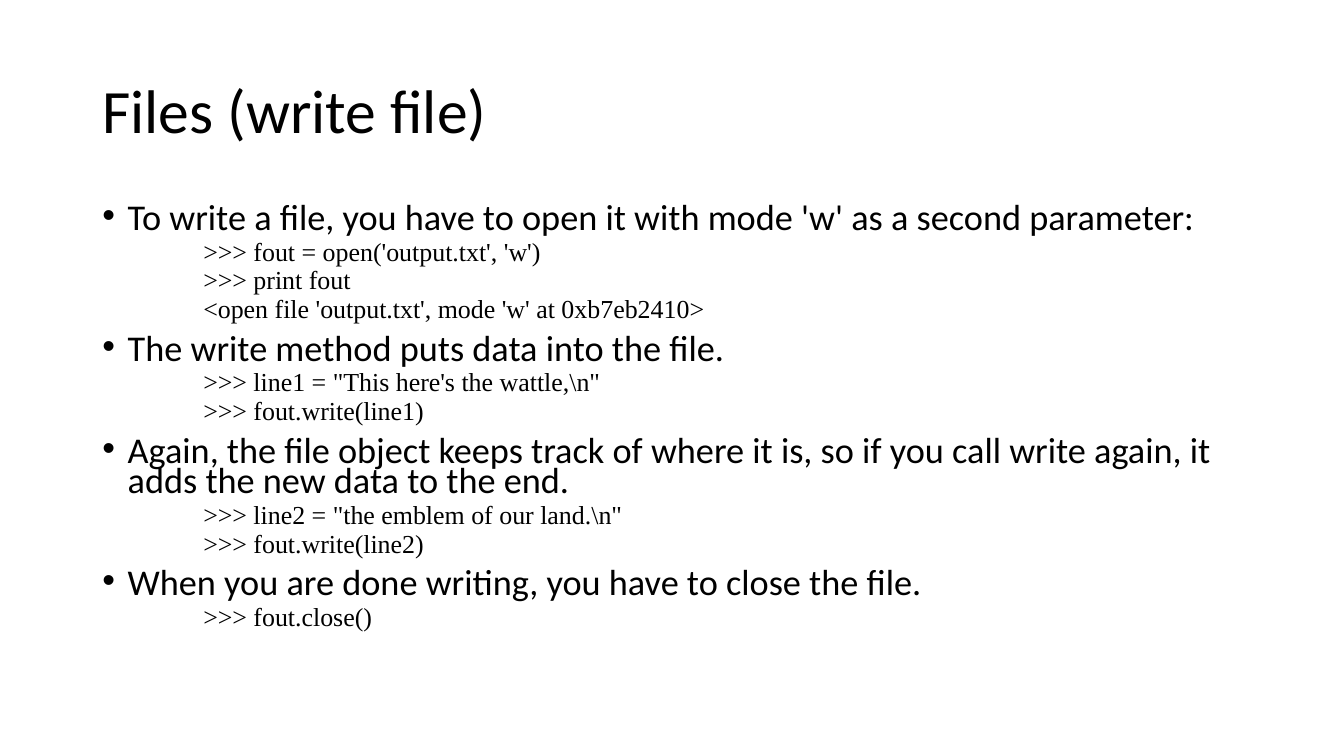
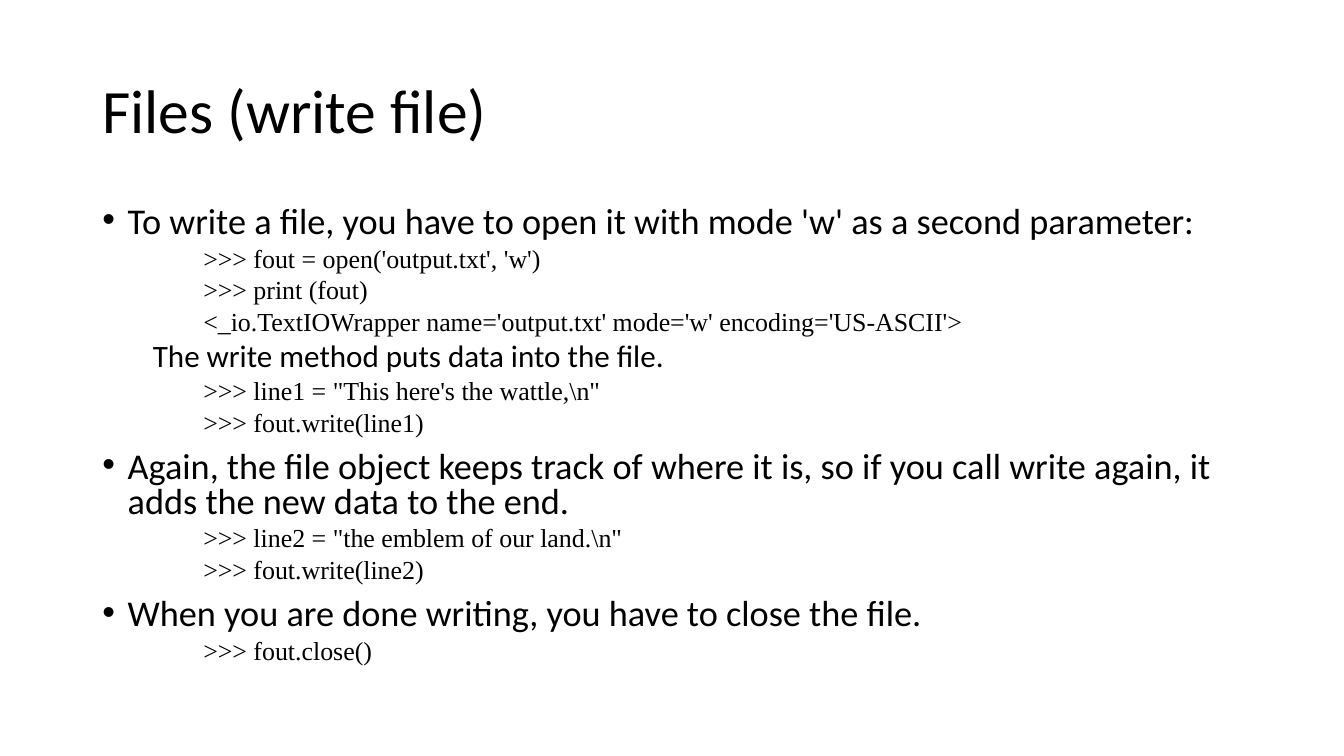
Before and after one commit to MobyAtTheo/PSG3, a slide deck: slide 13 of week05-ch9-15plus-pys.pptx. Drawn at 1344x756 pixels with LibreOffice and Linux fonts; fonts in the diff are those of the drawing. Boxes give left, top, right and bottom in pixels: in the first picture for what was removed or moved away, otherwise in the second. Text is boxed around its words. In the diff, an @@ line names an element or a change of style, - is before the commit and + after.

```diff
--- a/week05-ch9-15plus-pys.pptx
+++ b/week05-ch9-15plus-pys.pptx
@@ text at [128,208,1210,666]: size 25.9 to 22.2 pt in "The write method puts data into the ..."; line spacing 0.7 to 0.8; bullet • to none; list level 1 to 2 in "The write method puts data ..." @@
@@ text at [203,280,962,337]: text changed @@
-    >>> print fout
-    <open file 'output.txt', mode 'w' at 0xb7eb2410>
+    >>> print (fout)
+    <_io.TextIOWrapper name='output.txt' mode='w' encoding='US-ASCII'>
```
Also in this commit, not shown: 4 other slides changed, 3 slides added.
